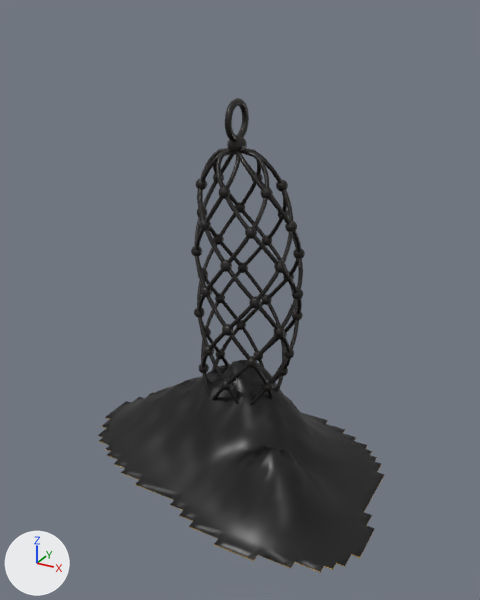
One commit to the Blender file blender/heunetz.blend: the scene before it, then after it.
Camera for both pictures: a 50 mm lens placed at (85.7, -154.1, 129.7), pointed at (2.6, -3.2, 54.2). Every picture has the same lights, and +X, +Y and +Z are marked at lower left. The picture after the commit comes second.

Objects in the first picture: 'heuhaufen_koerper', 'knoten_leer', 'netz_leer', 'oese_leer', 'schlaufe_leer'.
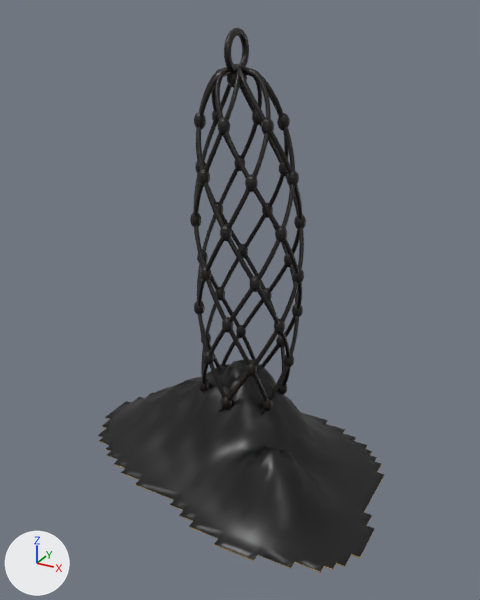
Boxes [x1, y1, x2, y2] around the edits, measured in the pictures (480 x 600 px):
'netz_leer', moved, rescaled (36% taller)
    before: [194, 148, 303, 406]
    after: [193, 64, 304, 415]
'knoten_leer', moved, rescaled (37% taller)
    before: [191, 172, 305, 392]
    after: [190, 110, 306, 411]
'schlaufe_leer', moved
    before: [225, 98, 249, 141]
    after: [224, 27, 249, 73]
'oese_leer', moved
    before: [227, 135, 247, 155]
    after: [227, 72, 247, 88]

Patch to the scene script:
```diff
--- a/blender/heunetz.blend.py
+++ b/blender/heunetz.blend.py
@@ ob_netz_leer @@
 ob_netz_leer = bpy.data.objects.new('netz_leer', cu_netz_leer_002)
-ob_netz_leer.location = (0.0, 0.0, 0.0)
-ob_netz_leer.scale = (0.92, 0.92, 0.92)
+ob_netz_leer.location = (0.0, 0.0, -18.0)
+ob_netz_leer.scale = (0.92, 0.92, 1.29)
@@ ob_knoten_leer @@
 ob_knoten_leer = bpy.data.objects.new('knoten_leer', me_knoten_leer_002)
-ob_knoten_leer.location = (0.0, 0.0, 0.0)
-ob_knoten_leer.scale = (0.92, 0.92, 0.92)
+ob_knoten_leer.location = (0.0, 0.0, -18.0)
+ob_knoten_leer.scale = (0.92, 0.92, 1.29)
@@ ob_oese_leer @@
 ob_oese_leer = bpy.data.objects.new('oese_leer', me_oese_leer)
-ob_oese_leer.location = (0.0, 0.0, 0.0)
+ob_oese_leer.location = (0.0, 0.0, 16.7)
 ob_oese_leer.scale = (0.92, 0.92, 0.92)
@@ ob_schlaufe_leer @@
 ob_schlaufe_leer = bpy.data.objects.new('schlaufe_leer', cu_schlaufe_leer_001)
-ob_schlaufe_leer.location = (0.0, 0.0, 0.0)
+ob_schlaufe_leer.location = (0.0, 0.0, 16.7)
 ob_schlaufe_leer.scale = (0.92, 0.92, 0.92)
```
